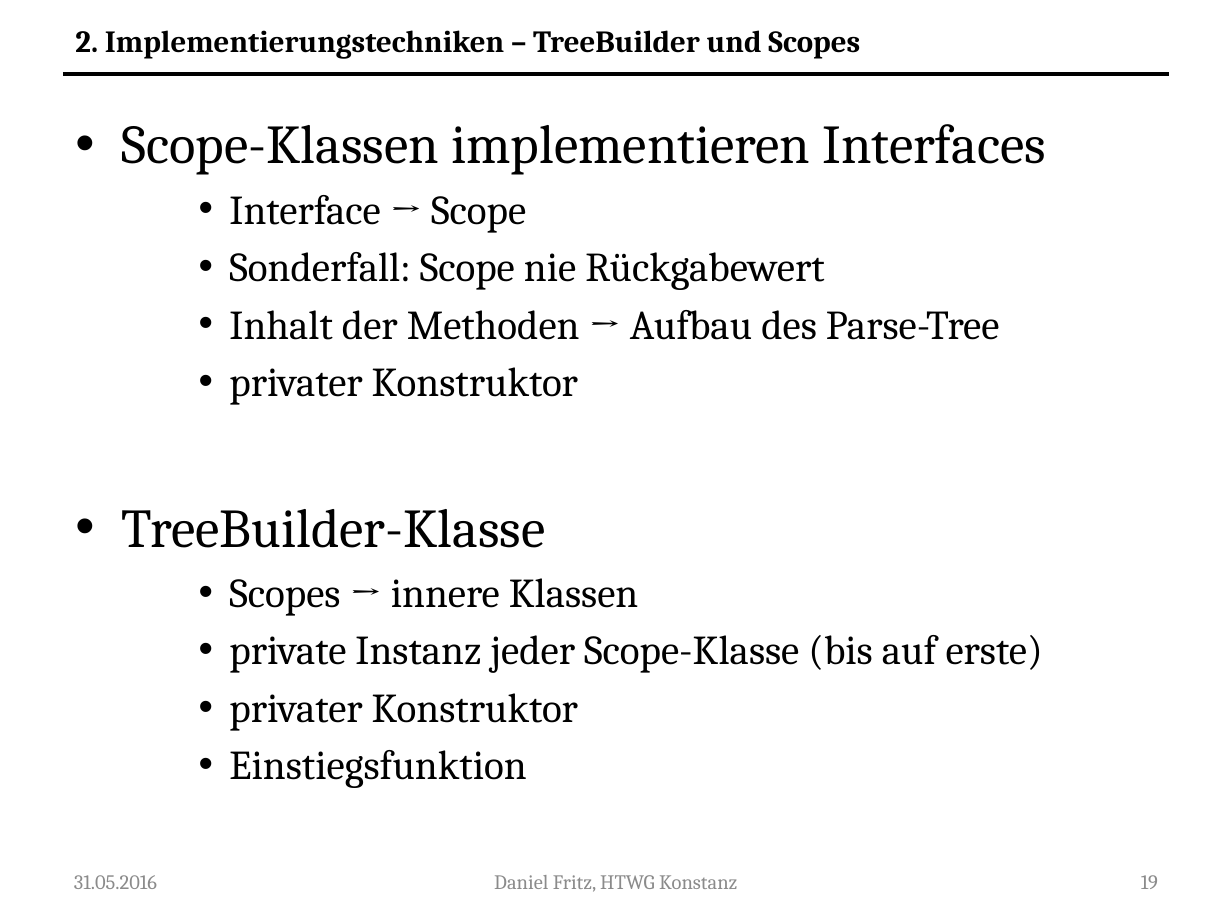
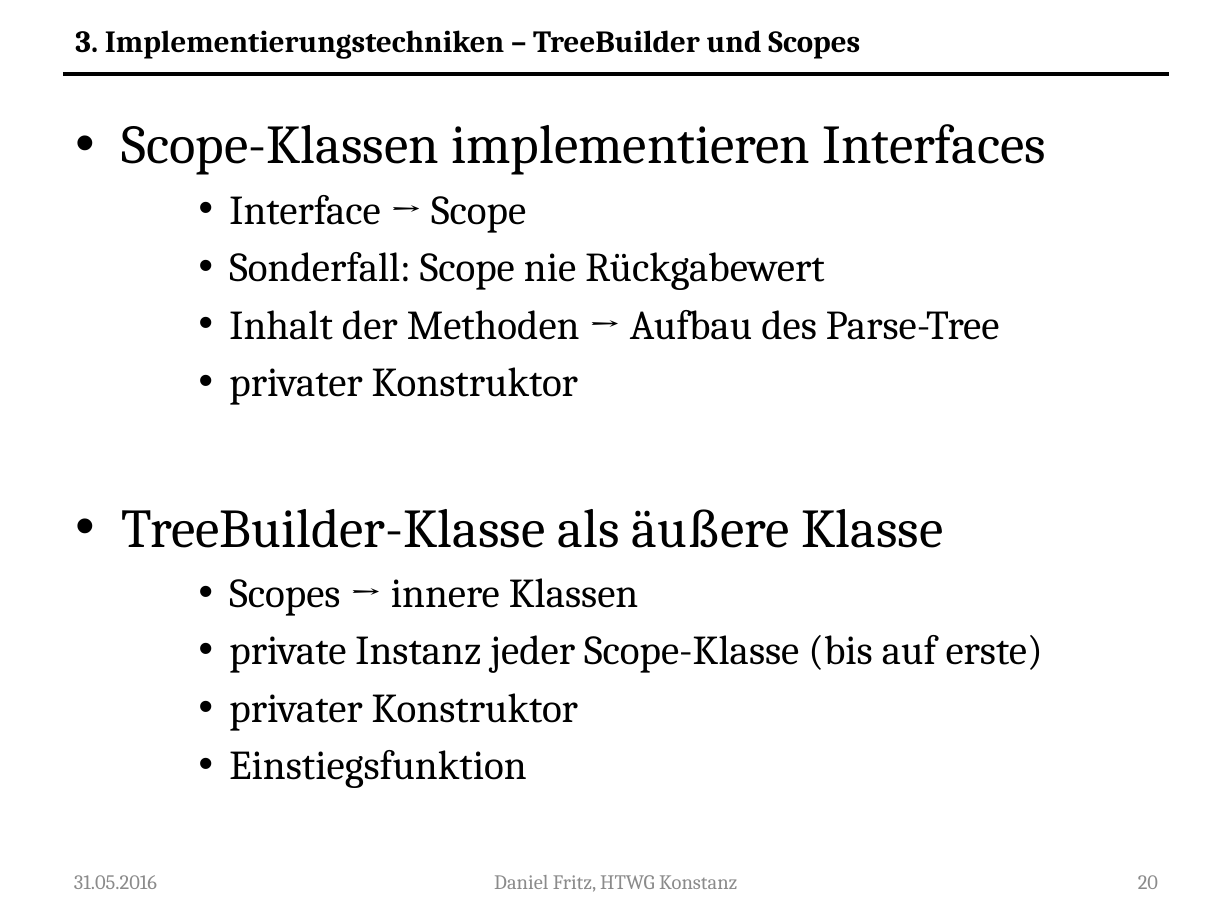
Before and after one commit to Guldenbart/MA, a slide deck: slide 20 of ppt/MA_neu.pptx (slide 19 before the commit). Drawn at 1232x924 pixels with LibreOffice and Linux fonts; fonts in the diff are those of the drawing. Boxes give left, top, right and bottom in pixels: in the first picture for what was removed or moved away, otherwise in the second. Text is boxed around its words. In the diff, an @@ line names an element or a change of style, - is before the commit and + after.

```diff
--- a/ppt/MA_neu.pptx
+++ b/ppt/MA_neu.pptx
@@ text at (x1=75, y1=30, x2=860, y2=59): text changed @@
-2. Implementierungstechniken – TreeBuilder und Scopes
+3. Implementierungstechniken – TreeBuilder und Scopes
@@ text at (x1=122, y1=509, x2=943, y2=548): text changed @@
-• TreeBuilder-Klasse
+• TreeBuilder-Klasse als äußere Klasse
@@ page number at (x1=1138, y1=875, x2=1158, y2=889): text changed @@
-19
+20
```
Also in this commit, not shown: 31 other slides changed, 4 slides added.
